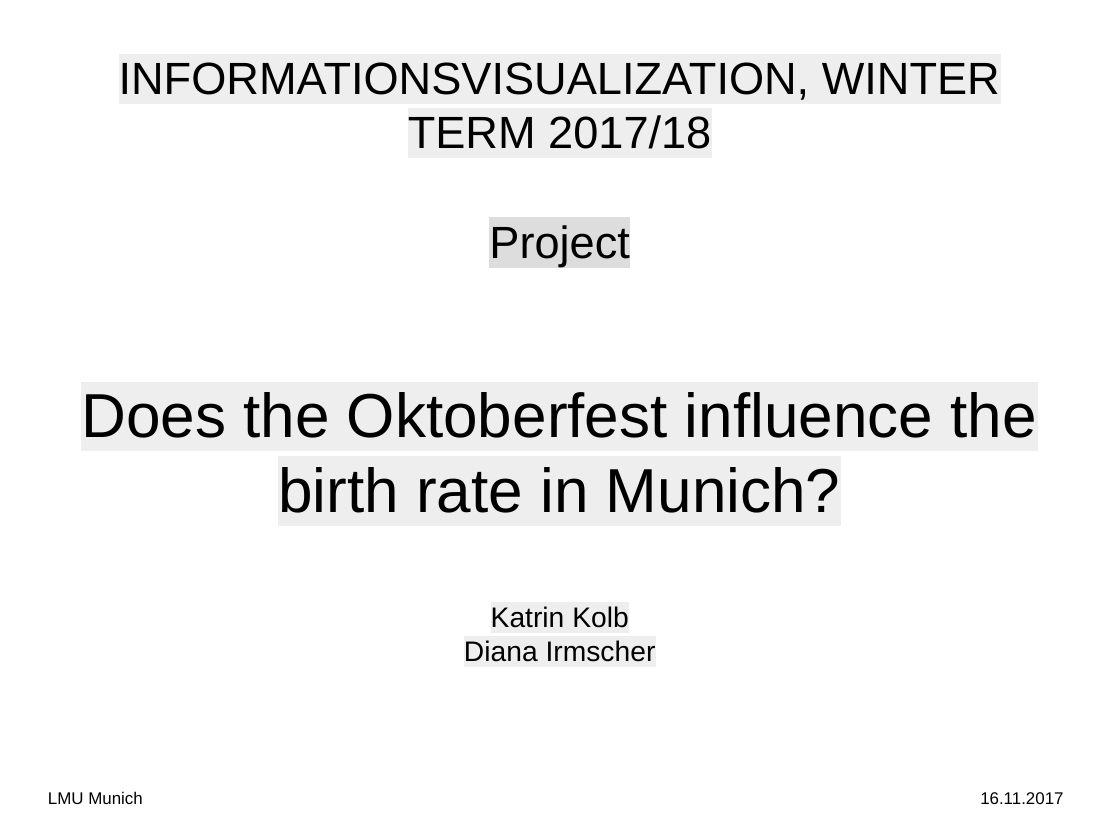
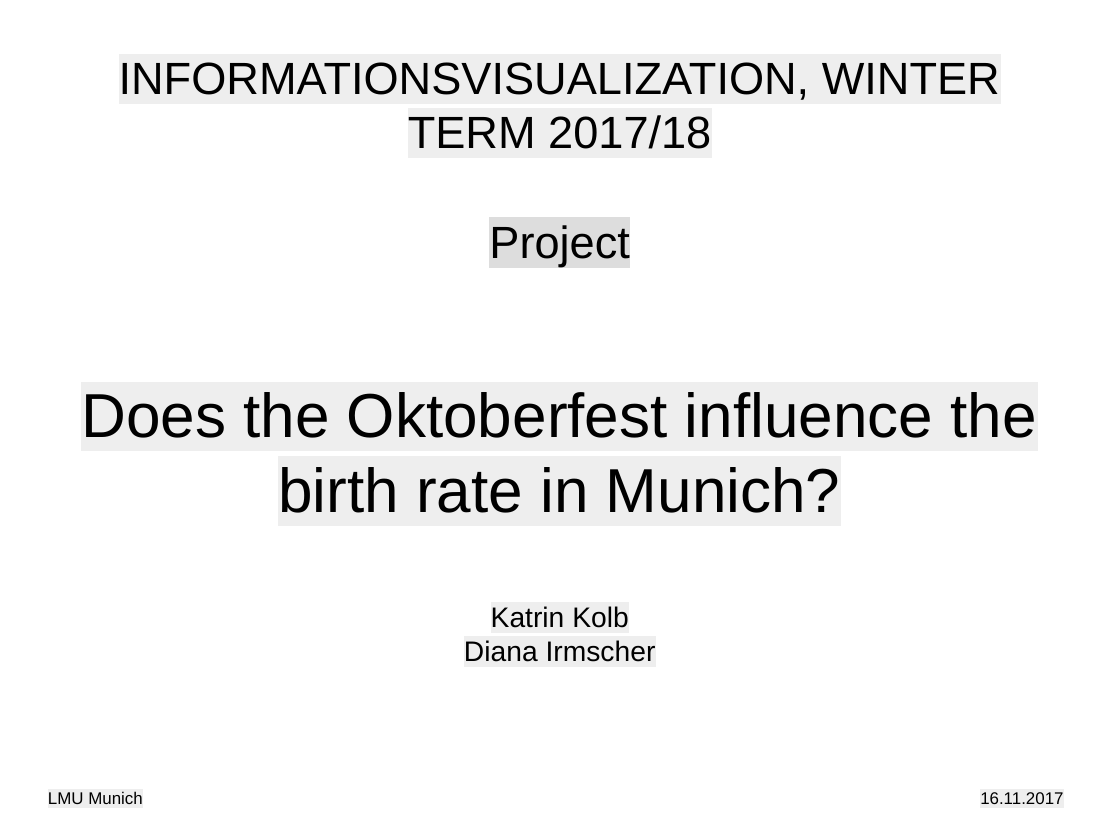
Before and after one commit to mieztatz/informationsvisualization, a slide deck: slide 1 of Exercise2/task2/presentation_kolb_irmscher.odp. Drawn at 1120x840 pixels with LibreOffice and Linux fonts; fonts in the diff are those of the drawing; background and template pictures are left out. Boxes give left, top, right and bottom in pixels: in the first picture for what was removed or moved away, otherwise in the second. Text is boxed around its words. In the diff, an @@ line names an element or a change of style, - is before the commit and + after.

Commit message:
Presentation

```diff
--- a/Exercise2/task2/presentation_kolb_irmscher.odp
+++ b/Exercise2/task2/presentation_kolb_irmscher.odp
@@ text "LMU Munich" at [48,791,142,804]: highlight none to #EEEEEE @@
@@ text "16.11.2017" at [980,792,1063,804]: highlight none to #EEEEEE @@
```
Also in this commit, not shown: 1 other slide changed, 4 other files.
